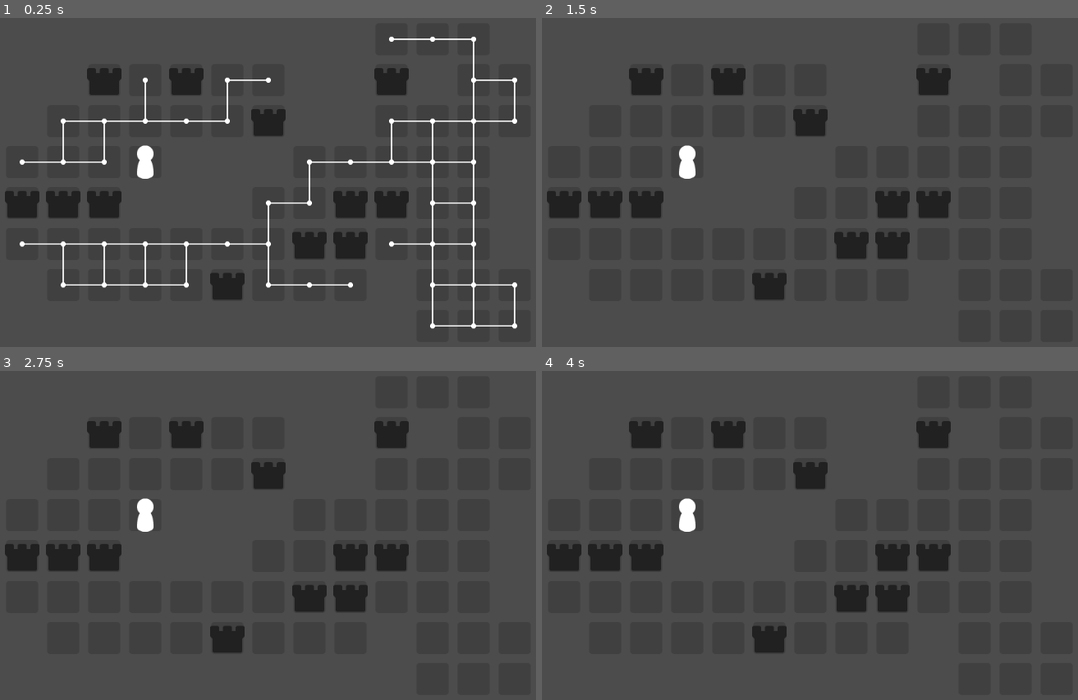
Above: before the commit, frames 1-4 (two rows, left to right).
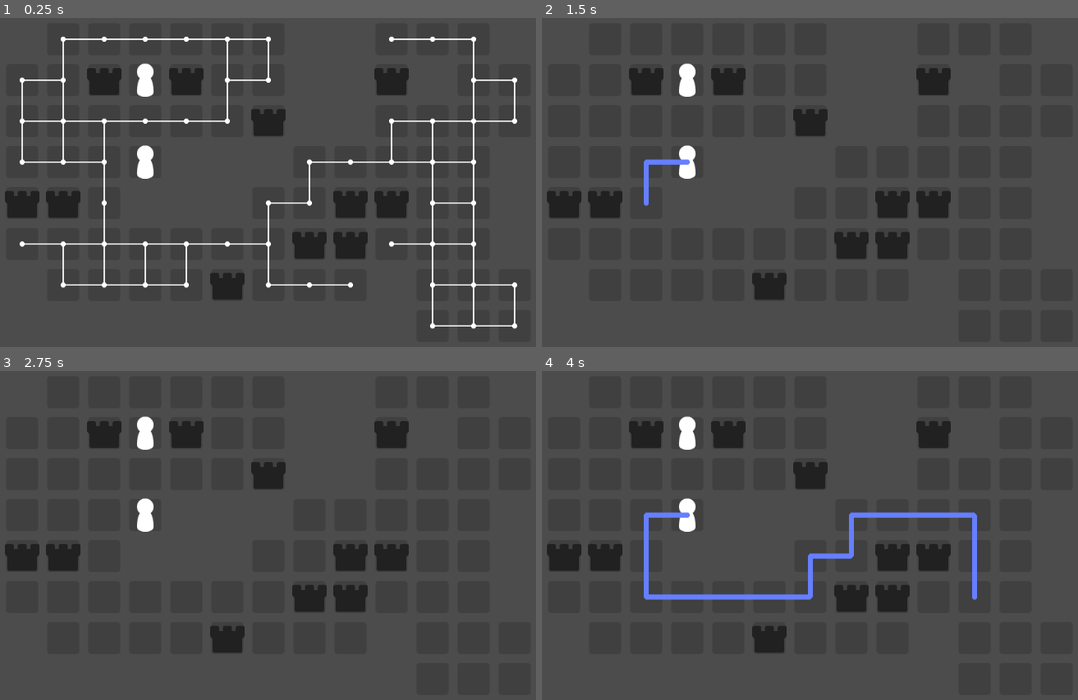
Above: after the commit, the same moments.

Repository: uheartbeast/astar-tilemap
Game: Godot game, scene res://World.tscn
The game is run twice, just before and just after one commit, with the same random seed, the same clock (stepped at 60 frames per second) and the same inputs.
Inputs (mouse positions are in pixels of both pictures, inside the frame that each line leads up to):
- Up to frame 1 (0.25 s): no input
- Up to frame 2 (1.5 s): tap Enter (ui_accept) at 0.5, 0.77, 1.25 s; move the mouse to (933, 149) at 0.52 s; press the mouse at (933, 149) at 0.53 s; move the mouse to (659, 189) at 1.27 s; release the mouse at (659, 189) at 1.28 s; click (659, 189) at 1.35 s
- Up to frame 3 (2.75 s): tap Enter (ui_accept) at 1.52, 2 s; move the mouse to (310, 436) at 2.02 s; hold Right mouse button (mouse_right) from 2.03 s (still down); click (310, 436) at 2.3 s
- Up to frame 4 (4 s): tap Enter (ui_accept) at 2.75, 3.02, 3.5, 3.77 s; move the mouse to (756, 598) at 2.77 s; release Right mouse button (mouse_right) at 2.78 s; click (756, 598) at 2.85 s; move the mouse to (986, 581) at 3.52 s; press the mouse at (986, 581) at 3.53 s

The runs differ from the first frame. In frame 1, 1.3% of the frame differs, in the area x 3-51%, y 5-69%; in frame 2, 1.0%; in frame 3, 0.7%; in frame 4, 2.5%, in the area x 16-82%, y 13-70%.

Commit message:
Updated the get_astar_path_avoiding_obstacles
It stopped on units which doesn't make sense with the function name. I removed that functionality.

Diff:
--- a/AstarTileMap.gd
+++ b/AstarTileMap.gd
@@ -80,10 +80,9 @@
 
 func get_astar_path_avoiding_obstacles(start_position: Vector2, end_position: Vector2, max_distance := -1) -> Array:
 	set_obstacles_points_disabled(true)
-	var potential_path_points := astar.get_point_path(get_point(start_position), get_point(end_position))
+	var path_points := astar.get_point_path(get_point(start_position), get_point(end_position))
 	set_obstacles_points_disabled(false)
-	var astar_path := stop_path_at_unit(potential_path_points)
-	return set_path_length(astar_path, max_distance)
+	return set_path_length(path_points, max_distance)
 
 func stop_path_at_unit(potential_path_points: Array) -> Array:
 	for i in range(1, potential_path_points.size()):
--- a/World.gd
+++ b/World.gd
@@ -8,7 +8,7 @@
 func _input(event):
 	if event.is_action_pressed("mouse_left"):
 		var target_cell = (event.position / board.cell_size).floor() * board.cell_size
-		var path_points = board.get_astar_path_avoiding_obstacles(player.global_position, target_cell)
+		var path_points = board.get_astar_path_avoiding_obstacles_and_units(player.global_position, target_cell)
 		line.position = board.cell_size/2 # Use offset to move line to center of tiles
 		line.points = path_points
 
--- a/World.tscn
+++ b/World.tscn
@@ -29,7 +29,7 @@
 [node name="Board" type="TileMap" parent="."]
 tile_set = SubResource( 1 )
 format = 1
-tile_data = PoolIntArray( 65547, 0, 0, 65548, 0, 0, 65549, 0, 0, 131076, 0, 0, 131077, 0, 0, 131078, 0, 0, 131079, 0, 0, 131080, 0, 0, 131083, 0, 0, 131085, 0, 0, 131086, 0, 0, 196611, 0, 0, 196612, 0, 0, 1966 …(724 unchanged characters)…
+tile_data = PoolIntArray( 65539, 0, 0, 65540, 0, 0, 65541, 0, 0, 65542, 0, 0, 65543, 0, 0, 65544, 0, 0, 65547, 0, 0, 65548, 0, 0, 65549, 0, 0, 131074, 0, 0, 131075, 0, 0, 131076, 0, 0, 131077, 0, 0, 131078, 0, 0, 131079, 0, 0, 131080, 0, 0, 131083, 0, 0, 131085, 0, 0, 131086, 0, 0, 196610, 0, 0, 196611, 0, 0, 196612, 0, 0, 1966 …(724 unchanged characters)…
 script = ExtResource( 5 )
 
 [node name="Wall" parent="Board" instance=ExtResource( 2 )]
@@ -59,9 +59,6 @@
 [node name="Wall9" parent="Board" instance=ExtResource( 2 )]
 position = Vector2( 128, 320 )
 
-[node name="Wall10" parent="Board" instance=ExtResource( 2 )]
-position = Vector2( 256, 320 )
-
 [node name="Wall11" parent="Board" instance=ExtResource( 2 )]
 position = Vector2( 192, 320 )
 
@@ -70,6 +67,9 @@
 
 [node name="Player" parent="Board" instance=ExtResource( 3 )]
 position = Vector2( 320, 256 )
+
+[node name="Player2" parent="Board" instance=ExtResource( 3 )]
+position = Vector2( 320, 128 )
 
 [node name="AstarDebug" type="Control" parent="."]
 margin_right = 64.0
